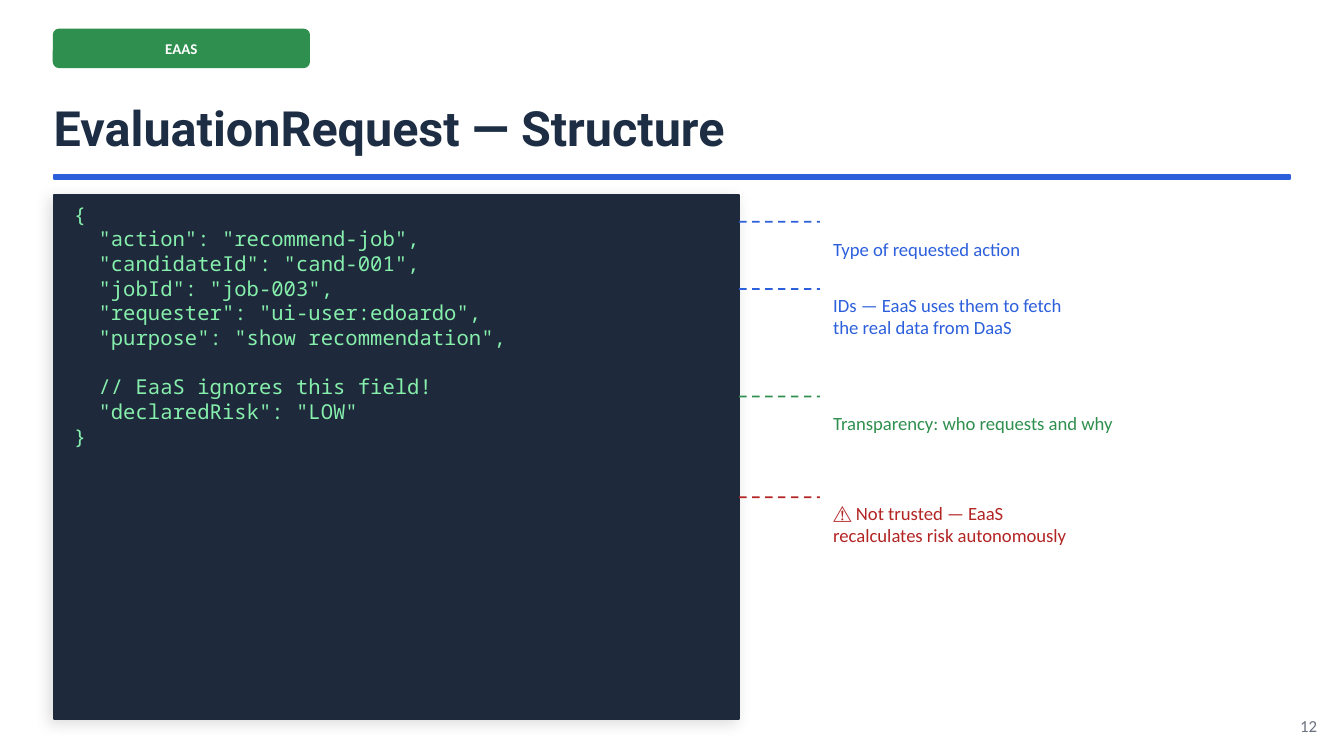
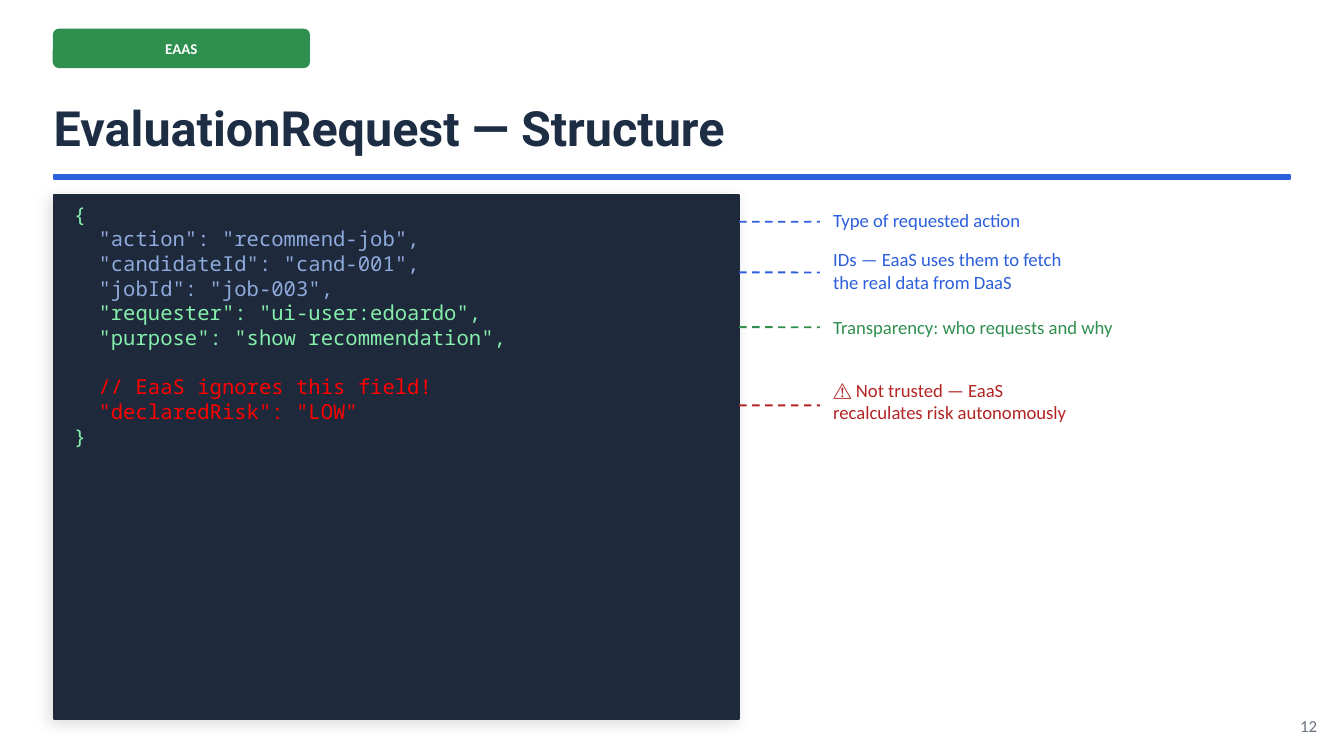
Before and after one commit to ediscota/SOSE-Homework, a slide deck: slide 11 of slides/SoSE-Employment-DaaS-EaaS.pptx (slide 12 before the commit). Drawn at 1344x756 pixels with LibreOffice and Linux fonts; fonts in the diff are those of the drawing. Boxes give left, top, right and bottom in pixels: in the first picture for what was removed or moved away, otherwise in the second. Text is boxed around its words. In the diff, an @@ line names an element or a change of style, - is before the commit and + after.

```diff
--- a/slides/SoSE-Employment-DaaS-EaaS.pptx
+++ b/slides/SoSE-Employment-DaaS-EaaS.pptx
@@ text "Type of requested action": place and size @@
-text "Type of requested action" at [833, 243, 1020, 259]
+text "Type of requested action" at [833, 214, 1020, 230]
@@ text at [99, 230, 432, 420]: text colour #86EFAC to #8FAADC in ""action": "recommend-job",", ""candidateId": "cand-001",", ""jobId": "job-003","; text colour #86EFAC to #FF0000 in "// EaaS ignores this field!", ""declaredRisk": "LOW"" @@
@@ text "IDs — EaaS uses them ...": place and size @@
-text "IDs — EaaS uses them ..." at [833, 299, 1061, 334]
+text "IDs — EaaS uses them ..." at [833, 253, 1061, 289]
@@ line moved from (739, 289) - (820, 289) to (739, 273) - (820, 273) @@
@@ text "Transparency: who requests and why": place and size @@
-text "Transparency: who requests and why" at [833, 417, 1112, 433]
+text "Transparency: who requests and why" at [833, 321, 1112, 337]
@@ line moved from (739, 396) - (820, 396) to (739, 327) - (820, 327) @@
@@ text "⚠ Not trusted — EaaS": place and size @@
-text "⚠ Not trusted — EaaS" at [833, 507, 1066, 545]
+text "⚠ Not trusted — EaaS" at [833, 384, 1066, 422]
@@ line moved from (739, 497) - (820, 497) to (739, 406) - (820, 406) @@
```
Also in this commit, not shown: 13 other slides changed, 1 slide removed, 1 other file.
